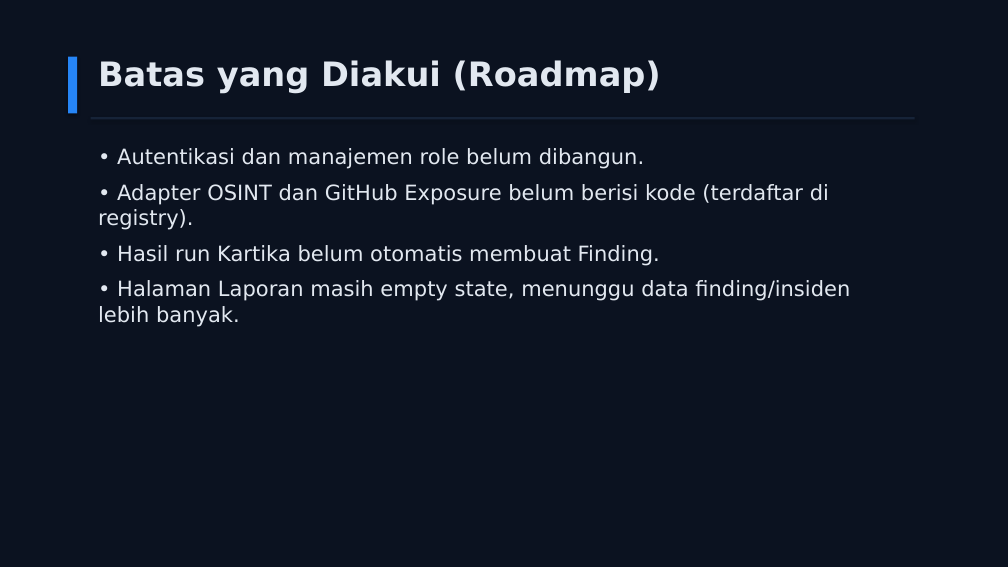
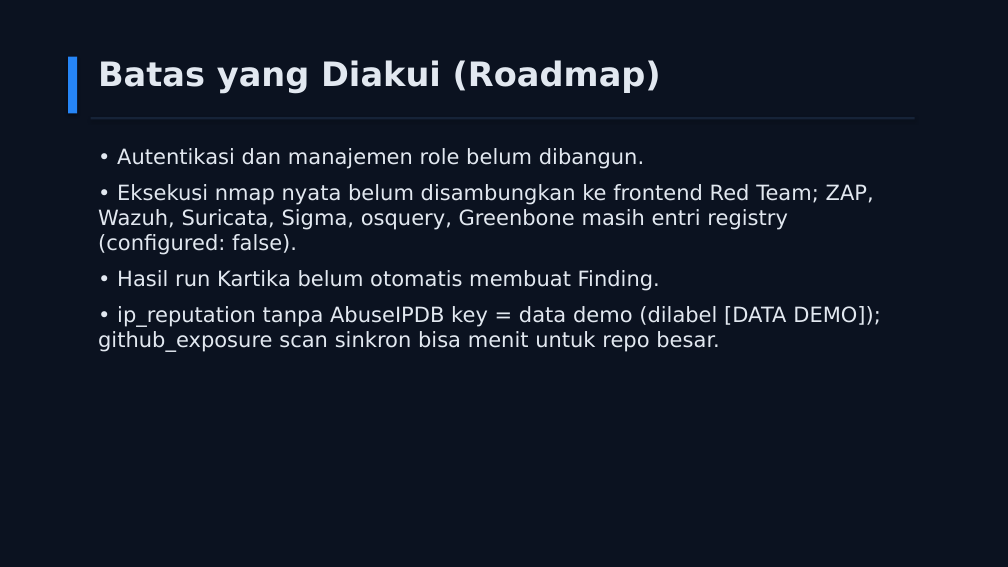
Before and after one commit to jejakmasgondrong/GARDA-CYBER, a slide deck: slide 9 of submission/GARDA-CYBER-slide-penjelasan.pptx. Drawn at 1008x567 pixels with LibreOffice and Linux fonts; fonts in the diff are those of the drawing. Boxes give left, top, right and bottom in pixels: in the first picture for what was removed or moved away, otherwise in the second. Text is boxed around its words. In the diff, an @@ line names an element or a change of style, - is before the commit and + after.

Commit message:
fix: perbarui angka slide penjelasan akurat v0.5.3 (9 integrasi jalan nyata, seed 5 aset, 10 dokumen)

```diff
--- a/submission/GARDA-CYBER-slide-penjelasan.pptx
+++ b/submission/GARDA-CYBER-slide-penjelasan.pptx
@@ text at [98,184,874,255]: text changed @@
-• Adapter OSINT dan GitHub Exposure belum berisi kode (terdaftar di registry).
+• Eksekusi nmap nyata belum disambungkan ke frontend Red Team; ZAP, Wazuh, Suricata, Sigma, osquery, Greenbone masih entri registry (configured: false).
@@ text at [98,306,881,352]: text changed @@
-• Halaman Laporan masih empty state, menunggu data finding/insiden lebih banyak.
+• ip_reputation tanpa AbuseIPDB key = data demo (dilabel [DATA DEMO]); github_exposure scan sinkron bisa menit untuk repo besar.
```
Also in this commit, not shown: 3 other slides changed, 1 other file.
